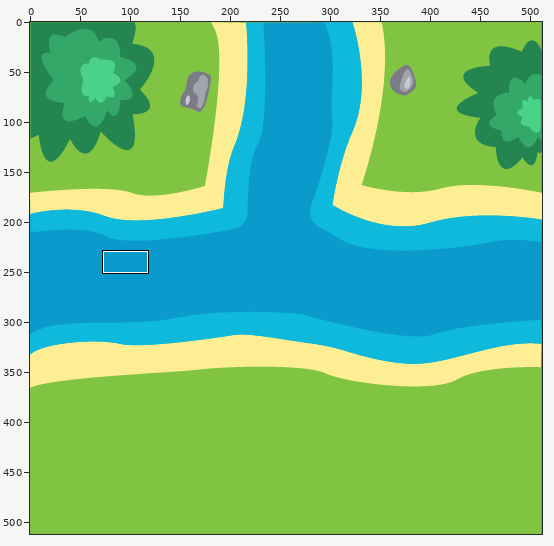
Two versions of one sprite sheet, azulejos/tile3.png. The first picture is a wide view before the edit; the outline marks the close-up.
Close-up. Before:
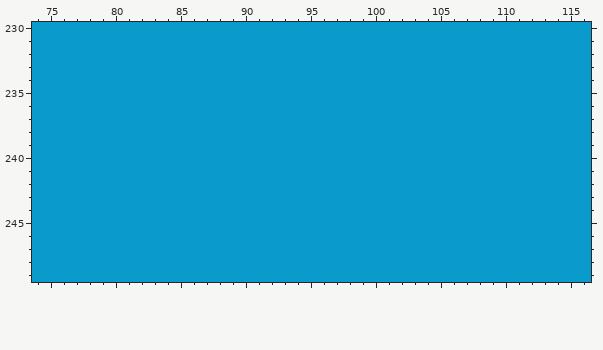
The file is 512x512 pixels. Colours within 5 levels of each other are drawn and written as one. Shown: x 74..116, y 230..249. The commit also changed other parts of the picture, which this record leaves out.
New version:
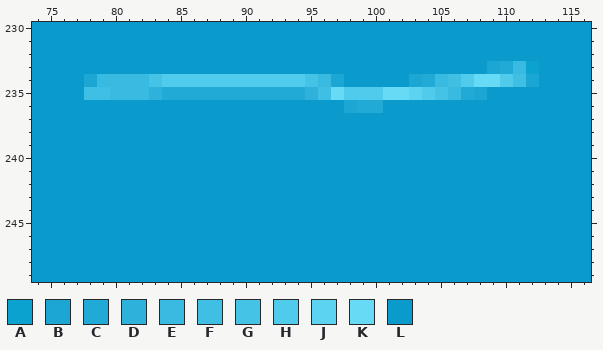
Palette (. is transparent): A #0ca2d0  B #1ca6d4  C #22aad6  D #2eb2db  E #39bbe1  F #3fbfe3  G #45c3e6  H #50cbeb  J #5cd3f0  K #67dbf5  L #0b9acc
Difference:
{"y":233,"x":109,"old":"LLLL","new":"BCEA"}
{"y":234,"x":78,"old":"LLLLLLLLLLLLLLLLLLLL","new":"BEEEEGHHHHHHHHHHHGEB"}
{"y":234,"x":103,"old":"LLLLLLLLLL","new":"BCEFHKKHFB"}
{"y":235,"x":78,"old":"LLLLLLLLLLLLLLLLLLLLLLLLLLLLLLL","new":"FFEEEDCCCCCCCCCCCDFKHHHKKJHGECB"}
{"y":236,"x":98,"old":"LLL","new":"BCC"}
